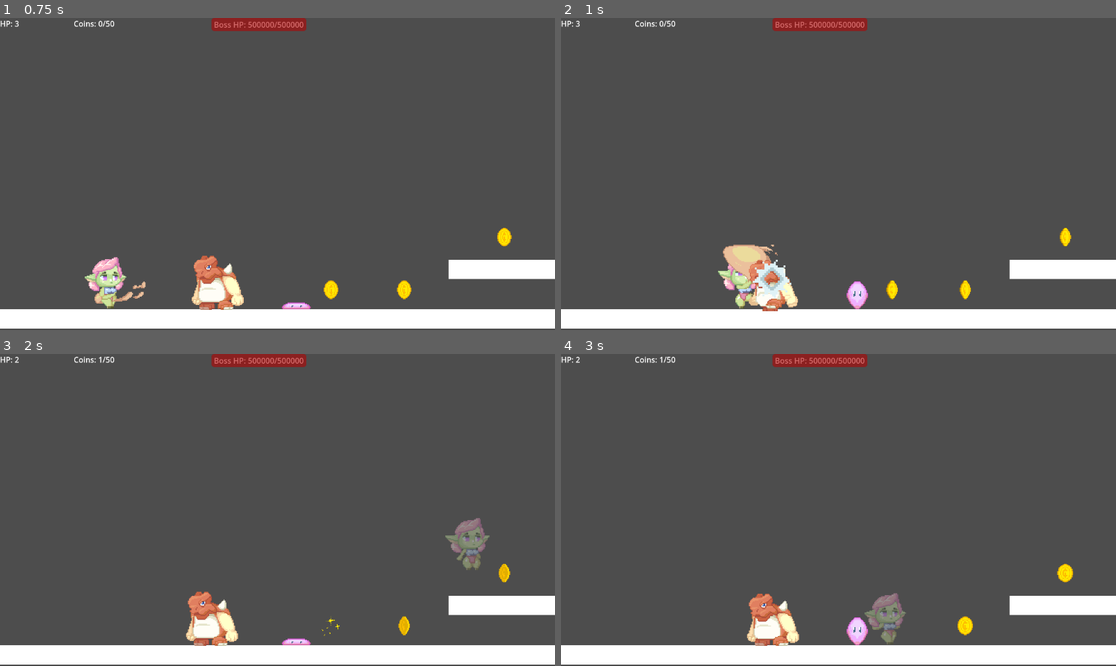
Above: before the commit, frames 1-4 (two rows, left to right).
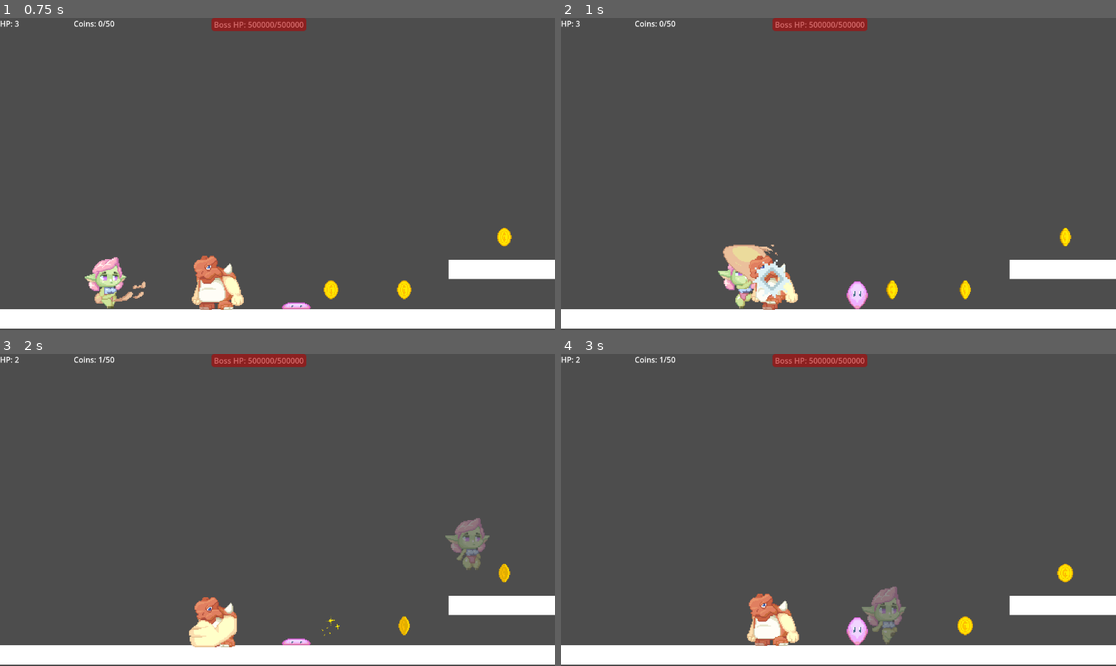
Above: after the commit, the same moments.

Repository: Rabbidking/Game-Develop-Month
Game: Godot game, scene res://Scenes/node_2d.tscn
The game is run twice, just before and just after one commit, with the same random seed, the same clock (stepped at 60 frames per second) and the same inputs. This scene is started directly instead of the project's main scene.
Inputs:
- Up to frame 1 (0.75 s): tap Enter (ui_accept) at 0.5 s; hold Right (ui_right) from 0.53 s (still down); tap X (smack) at 0.6 s
- Up to frame 2 (1 s): keep holding Right (ui_right); tap Space (jump) at 0.77 s
- Up to frame 3 (2 s): keep holding Right (ui_right); tap Z (throw_coin) at 1.35 s; tap Space (jump) at 1.52 s
- Up to frame 4 (3 s): release Right (ui_right) at 2.03 s; hold Left (ui_left) 2.03-2.78 s; tap X (smack) at 2.1 s; hold Right (ui_right) from 2.78 s (still down); tap Z (throw_coin) at 2.85 s

Frame 1 is identical in both runs. In frame 2, 0.6% of the frame differs, in the area x 33-43%, y 76-94%; in frame 3, 1.1%; in frame 4, 0.5%.

Commit message:
Organized boss code a bit
Added die function, more death checks to stop fireballs spawning after death, and ensuring we play his death animation. Also tweaked size of player collision a little bit

Diff:
--- a/Scenes/Characters/Player.tscn
+++ b/Scenes/Characters/Player.tscn
@@ -161,7 +161,7 @@
 }]
 
 [sub_resource type="CapsuleShape2D" id="CapsuleShape2D_vmwuu"]
-radius = 18.0
+radius = 12.5
 height = 57.0
 
 [sub_resource type="RectangleShape2D" id="RectangleShape2D_pf2ij"]
--- a/Scenes/Levels/town.tscn
+++ b/Scenes/Levels/town.tscn
@@ -1111,6 +1111,22 @@
 [node name="Shopkeep" parent="." instance=ExtResource("32_16fs8")]
 position = Vector2(6115, 2989)
 
+[node name="Enemies" type="Control" parent="."]
+layout_mode = 3
+anchors_preset = 0
+offset_top = 551.0
+offset_right = 40.0
+offset_bottom = 591.0
+
+[node name="Rockpillar" parent="Enemies" instance=ExtResource("40_acg4o")]
+position = Vector2(4358, 2317)
+
+[node name="Red Whisker" parent="Enemies" instance=ExtResource("42_j022f")]
+position = Vector2(11725, 2499)
+
+[node name="DinoBrute" parent="Enemies" instance=ExtResource("43_hnl1s")]
+position = Vector2(12115, 2498)
+
 [node name="Player" parent="." instance=ExtResource("33_xan4r")]
 position = Vector2(35, 3079)
 
@@ -1267,22 +1283,6 @@
 [node name="InvisibleBounds2" parent="." instance=ExtResource("39_my1wj")]
 position = Vector2(13068, 2323)
 
-[node name="Enemies" type="Control" parent="."]
-layout_mode = 3
-anchors_preset = 0
-offset_top = 551.0
-offset_right = 40.0
-offset_bottom = 591.0
-
-[node name="Rockpillar" parent="Enemies" instance=ExtResource("40_acg4o")]
-position = Vector2(4358, 2317)
-
-[node name="Red Whisker" parent="Enemies" instance=ExtResource("42_j022f")]
-position = Vector2(11725, 2499)
-
-[node name="DinoBrute" parent="Enemies" instance=ExtResource("43_hnl1s")]
-position = Vector2(12115, 2498)
-
 [node name="Camera2D" type="Camera2D" parent="."]
 position = Vector2(35, 3079)
 scale = Vector2(2, 2)
--- a/Scripts/Enemies/boss.gd
+++ b/Scripts/Enemies/boss.gd
@@ -15,7 +15,6 @@
 var hit_cooldown = false
 var dead = false
 var in_range = false
-
 
 func _physics_process(delta):
 	if dead == false:
@@ -41,20 +40,13 @@
 		$SFX/dragonHurt.play()
 		Game.boss_current_health -= Game.coins
 		Game.coins = 0
-
-		if Game.boss_current_health <= 0:
-			Game.boss_current_health = 0
-			#stop the speedrun timer here
-			Utils.timer_on = false
-			$SFX/dragonDie.play()
-			#boss_killed.emit()
-			anim.play("Die")
-			await anim.animation_finished
-			queue_free()
-			SceneTransition.change_scene_to_file("res://Scenes/main.tscn")
 	else:
 		anim.play("Lick")
 		$SFX/dragonLaugh.play()
+
+	if Game.boss_current_health <= 0:
+		dead = true
+		die()
 
 
 func _on_hurt_box_body_entered(body):
@@ -67,17 +59,18 @@
 	hit_cooldown = false
 
 func fire_bullet():
-	#var main = get_tree().current_scene
-	var enemyBullet = EnemyBullet.instantiate()
-	var root = get_tree().get_root()
-	var current_scene = root.get_child(root.get_child_count()-1)
-	#main.add_child(enemyBullet)
-	current_scene.call_deferred("add_child", enemyBullet)
-	#current_scene.add_child(enemyBullet)
-	var direction = player.global_position - global_position
-	direction = direction.normalized()
-	enemyBullet.position = global_position
-	enemyBullet.rotation = direction.angle()
+	if dead == false:
+		#var main = get_tree().current_scene
+		var enemyBullet = EnemyBullet.instantiate()
+		var root = get_tree().get_root()
+		var current_scene = root.get_child(root.get_child_count()-1)
+		#main.add_child(enemyBullet)
+		current_scene.call_deferred("add_child", enemyBullet)
+		#current_scene.add_child(enemyBullet)
+		var direction = player.global_position - global_position
+		direction = direction.normalized()
+		enemyBullet.position = global_position
+		enemyBullet.rotation = direction.angle()
 
 
 func _on_shoot_timer_timeout():
@@ -97,3 +90,14 @@
 	if body.get_collision_layer_value(1):
 		in_range = false
 		$Shoot_Timer.stop()
+
+func die():
+	Game.boss_current_health = 0
+	#stop the speedrun timer here
+	Utils.timer_on = false
+	$SFX/dragonDie.play()
+	#boss_killed.emit()
+	anim.play("Die")
+	await anim.animation_finished
+	queue_free()
+	SceneTransition.change_scene_to_file("res://Scenes/main.tscn")
Not shown, changed: Coin Crusade.pck
